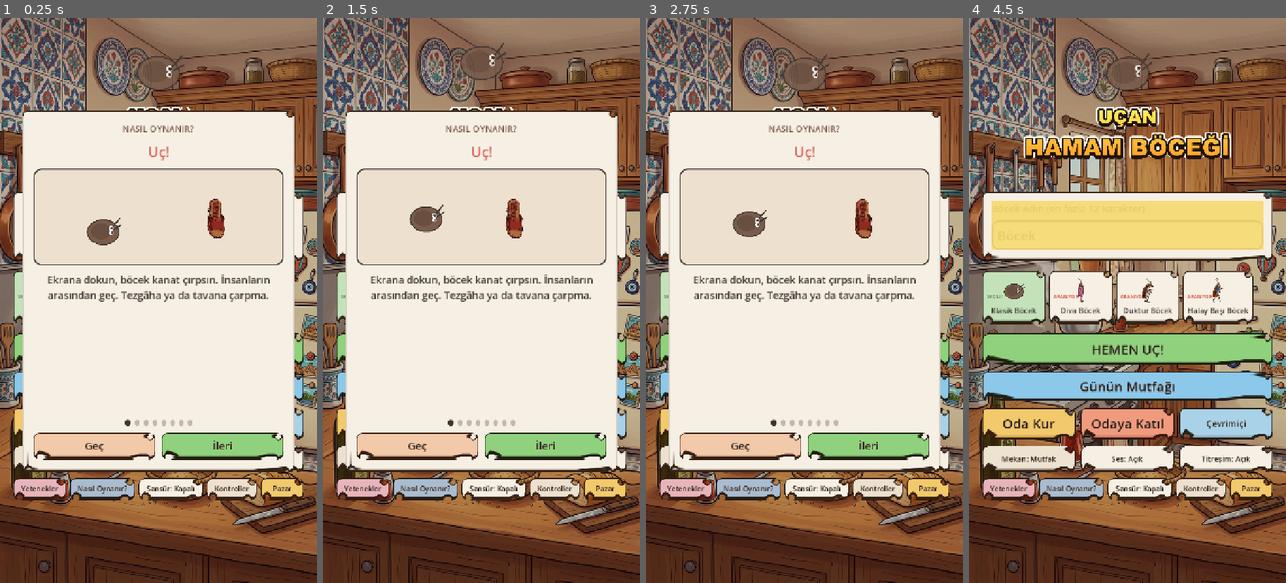
Above: before the commit, frames 1-4 (left to right).
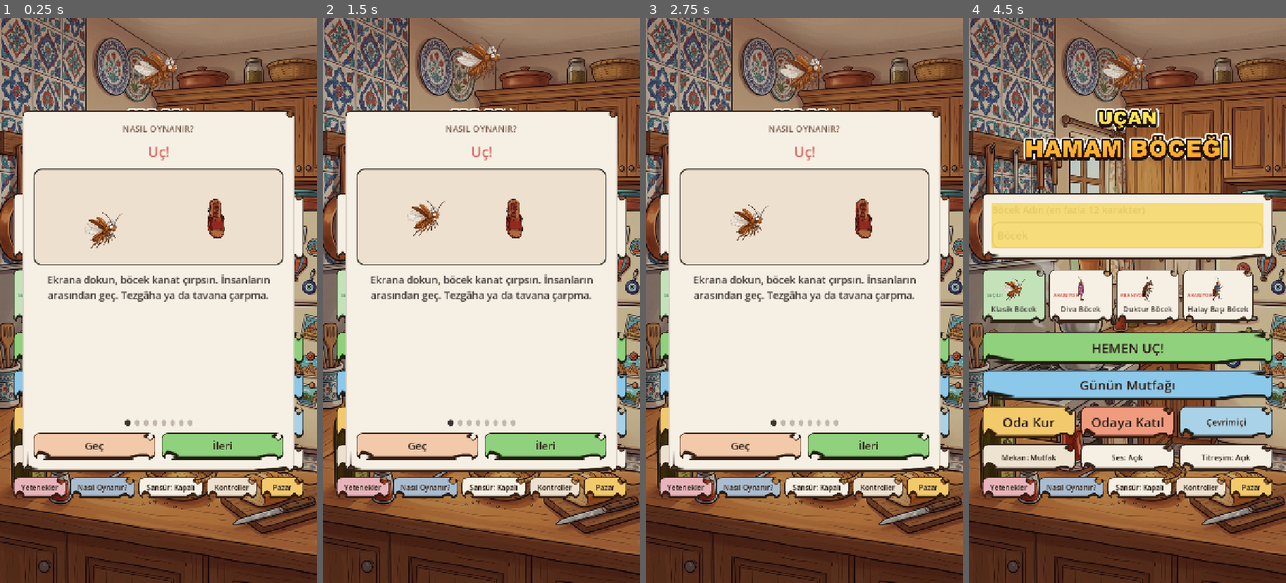
Above: after the commit, the same moments.

Repository: rabbace/ucan-hamam-bocegi
Game: Godot game, scene res://scenes/ui/MainMenu.tscn
Same seed, same stepped clock (60 frames per second), same inputs: the game is played once before the commit and once after it.
Inputs:
- Up to frame 1 (0.25 s): no input
- Up to frame 2 (1.5 s): click "HEMEN UÇ!" at 0.5 s; click "Günün Mutfağı" at 1.25 s
- Up to frame 3 (2.75 s): click "Oda Kur" at 2 s
- Up to frame 4 (4.5 s): click "Odaya Katıl" at 2.75 s; click "Çevrimiçi" at 3.5 s; click "Mekan: Mutfak" at 4.25 s

The runs differ from the first frame. In frame 1, 2.8% of the frame differs, in the area x 4-96%, y 5-86%; in frame 2, 2.8%; in frame 3, 2.8%; in frame 4, 12%.

Commit message:
Isim alani okunurlugu, bocek boyut normalizasyonu, Deli/Isci/Klasik ve 4 yeni mekan

Diff:
--- a/data/CharacterData.gd
+++ b/data/CharacterData.gd
@@ -4,7 +4,7 @@
 ## Karakter tanımları, yetenek parametreleri ve replik havuzları.
 
 const ORDER: Array[String] = ["klasik", "diva", "duktur", "halaybasi"]
-const ALL_ORDER: Array[String] = ["klasik", "diva", "duktur", "halaybasi", "plaza", "usta", "emlakci", "siber", "yurt", "dayi", "taraftar", "saftirik"]
+const ALL_ORDER: Array[String] = ["klasik", "diva", "duktur", "halaybasi", "plaza", "usta", "emlakci", "siber", "yurt", "dayi", "taraftar", "saftirik", "deli"]
 
 const CHARACTERS: Dictionary = {
 	"klasik": {
@@ -170,8 +170,8 @@
 		"death_lines": ["Deadline kaçtı!", "Gahpe oğlu gahpe!"], "win_lines": ["Sunum harikaydı!", "Makara abi bunlar!"],
 	},
 	"usta": {
-		"id": "usta", "display_name": "Sanayi Ustası", "price": 2500, "tagline": "Tulum, İngiliz anahtarı",
-		"sprite_path": "res://assets/sprites/char_duktur.png", "front_path": "res://assets/sprites/char_duktur_front.png", "angry_path": "res://assets/sprites/char_duktur_angry.png", "fallback_kind": "char_duktur",
+		"id": "usta", "display_name": "Sanayi Ustası", "price": 2500, "tagline": "Baret, yelek, usta eli",
+		"sprite_path": "res://assets/sprites/char_isci.png", "front_path": "res://assets/sprites/char_isci.png", "angry_path": "res://assets/sprites/char_duktur_angry.png", "fallback_kind": "char_duktur",
 		"passive_text": "Pasif: Usta Eli (2 Yedek Bacak taşır)", "ability_name": "Motor İnecek", "ability_text": "Önündeki ilk engeli anahtarla söker.",
 		"cooldown": 14.0, "duration": 1.0, "hitbox_scale": 1.0, "gravity_mult": 1.0, "flap_mult": 1.0,
 		"ability_line": "Abi motor inecek.", "taunt_line": "Bu orijinal parça değil.",
@@ -266,6 +266,20 @@
 			{"slot": "aktif2", "id": "koltuk_arasi", "name": "Koltuk Arası", "type_label": "KÜÇÜLME", "desc": "%60 boyuta küçülür.", "cooldown": 12.0, "duration": 2.5, "scale": 0.6, "gravity_mult": 1.0, "line": "Ben şuraya sıkışırım."},
 		],
 		"death_lines": ["İnecek var!", "Aaaa duktur yok mu duktur!"], "win_lines": ["Koltuk buldum!", "Makara abi bunlar!"],
+	},
+	"deli": {
+		"id": "deli", "display_name": "Deli Böcek", "price": 2500, "tagline": "Beyaz önlük, sıfır fren",
+		"sprite_path": "res://assets/sprites/char_deli.png", "front_path": "res://assets/sprites/char_deli.png", "angry_path": "res://assets/sprites/char_klasik_angry.png", "fallback_kind": "char_klasik",
+		"passive_text": "Pasif: Deli Cesareti (Kanat %8 keskin)", "ability_name": "Tımarhane Firarı", "ability_text": "2 sn deli kalkanı; önündeki engeli parçalar.",
+		"cooldown": 13.0, "duration": 2.0, "hitbox_scale": 0.95, "gravity_mult": 1.0, "flap_mult": 1.08,
+		"ability_line": "Benim raporum var!", "taunt_line": "Gömleği arkadan bağlamışlar.",
+		"voice_pitch": 1.28, "tap_lines": ["Benim raporum var!", "Terlikler uçuyor mu?", "Doktor bey kapıyı aç!"], "poke_line": "Bana iğne yapma!", "flee_line": "Tamam, ben kaçtım!",
+		"skills": [
+			{"slot": "pasif", "id": "deli_cesareti", "name": "Deli Cesareti", "type_label": "PASİF", "desc": "Kanat çırpması %8 daha keskindir.", "cooldown": 0.0, "duration": 0.0, "line": ""},
+			{"slot": "aktif1", "id": "timarhane_firari", "name": "Tımarhane Firarı", "type_label": "AKTİF", "desc": "2 sn koruma kalkanı; çarptığı engeli parçalar.", "cooldown": 13.0, "duration": 2.0, "line": "Benim raporum var!"},
+			{"slot": "aktif2", "id": "deli_gomlegi", "name": "Deli Gömleği", "type_label": "KÜÇÜLME", "desc": "%55 boyuta sıkışıp küçülür.", "cooldown": 12.0, "duration": 2.5, "scale": 0.55, "gravity_mult": 1.0, "line": "Kollarım bağlı ama sığarım!"},
+		],
+		"death_lines": ["Rapor bitti!", "Gahpe oğlu gahpe!"], "win_lines": ["Firar tamam!", "Makarayız abiiii!"],
 	},
 }
 
--- a/data/GameConfig.gd
+++ b/data/GameConfig.gd
@@ -114,6 +114,10 @@
 	{"id": "pavyon", "name": "Pavyon", "path": "res://assets/sprites/bg_pavyon.png", "kind": "bg_salon"},
 	{"id": "banyo", "name": "Banyo", "path": "res://assets/sprites/bg_banyo.png", "kind": "bg_banyo"},
 	{"id": "sokak", "name": "Gece Sokağı", "path": "res://assets/sprites/bg_sokak.png", "kind": "bg_gece"},
+	{"id": "kahvehane", "name": "Kahvehane", "path": "res://assets/sprites/bg_kahvehane.png", "kind": "bg_mutfak"},
+	{"id": "otobus", "name": "Belediye Otobüsü", "path": "res://assets/sprites/bg_otobus.png", "kind": "bg_salon"},
+	{"id": "sanayi", "name": "Oto Sanayi", "path": "res://assets/sprites/bg_sanayi.png", "kind": "bg_gece"},
+	{"id": "dugun", "name": "Kır Düğünü", "path": "res://assets/sprites/bg_dugun.png", "kind": "bg_salon"},
 ]
 
 
--- a/scenes/entities/Player.gd
+++ b/scenes/entities/Player.gd
@@ -38,6 +38,7 @@
 var _max_fall_mult: float = 1.0
 var _pulse_time: float = 0.0
 var _base_sprite_pos: Vector2 = Vector2.ZERO
+var _base_sprite_scale: Vector2 = Vector2(GameConfig.PLAYER_VISUAL_SCALE, GameConfig.PLAYER_VISUAL_SCALE)
 
 var _sync_timer: float = 0.0
 var _target_y: float = GameConfig.PLAYER_START_Y
@@ -168,7 +169,11 @@
 		str(char_data["fallback_kind"]),
 		GameConfig.PLAYER_SPRITE_SIZE
 	)
-	sprite.scale = Vector2(GameConfig.PLAYER_VISUAL_SCALE, GameConfig.PLAYER_VISUAL_SCALE)
+	var tex_sz: Vector2 = sprite.texture.get_size() if sprite.texture != null else Vector2(128.0, 128.0)
+	var max_dim: float = maxf(tex_sz.x, tex_sz.y)
+	var norm: float = (128.0 / max_dim) if max_dim > 0.0 else 1.0
+	_base_sprite_scale = Vector2(norm * GameConfig.PLAYER_VISUAL_SCALE, norm * GameConfig.PLAYER_VISUAL_SCALE)
+	sprite.scale = _base_sprite_scale
 	shadow_sprite.texture = sprite.texture
 	shadow_sprite.scale = sprite.scale
 
@@ -476,7 +481,7 @@
 		velocity_y = GameConfig.FLAP_VELOCITY * f_mult
 	if _squash_tween != null and _squash_tween.is_valid():
 		_squash_tween.kill()
-	var base_scale: Vector2 = Vector2(GameConfig.PLAYER_VISUAL_SCALE, GameConfig.PLAYER_VISUAL_SCALE)
+	var base_scale: Vector2 = _base_sprite_scale
 	sprite.scale = base_scale * GameConfig.FLAP_SQUASH_SCALE
 	_squash_tween = create_tween()
 	_squash_tween.tween_property(sprite, "scale", base_scale, GameConfig.FLAP_SQUASH_DURATION)
@@ -598,7 +603,7 @@
 			AudioManager.play_sfx("res://assets/sounds/mendil.ogg")
 			if not NetworkManager.is_multiplayer_match or not is_local_player:
 				confetti_requested.emit()
-		"taraftar", "usta", "plaza", "emlakci", "saftirik":
+		"taraftar", "usta", "plaza", "emlakci", "saftirik", "deli":
 			_shield_active = true
 			shield_ring.queue_redraw()
 			if char_id == "emlakci":
@@ -623,7 +628,7 @@
 	match char_id:
 		"klasik":
 			_gravity_ability_mult = 1.0
-		"diva", "yurt", "taraftar", "usta", "plaza", "emlakci", "saftirik":
+		"diva", "yurt", "taraftar", "usta", "plaza", "emlakci", "saftirik", "deli":
 			_shield_active = false
 			shield_ring.queue_redraw()
 		"duktur", "siber", "dayi":
--- a/scenes/ui/MainMenu.gd
+++ b/scenes/ui/MainMenu.gd
@@ -338,6 +338,11 @@
 		str(cdata["fallback_kind"]),
 		GameConfig.PLAYER_SPRITE_SIZE
 	)
+	if menu_bug.texture != null:
+		var sz: Vector2 = menu_bug.texture.get_size()
+		var md: float = maxf(sz.x, sz.y)
+		var sc: float = (128.0 / md) if md > 0.0 else 1.0
+		menu_bug.scale = Vector2(sc, sc)
 
 
 func _refresh_settings_buttons() -> void:
@@ -523,15 +528,18 @@
 	ComicUiHelper.style_bitten_panel(form_card, GameConfig.COLOR_CREAM, 11, 22)
 
 	name_label.add_theme_font_override("font", font)
-	name_label.add_theme_font_size_override("font_size", GameConfig.UI_FONT_SMALL)
-	name_label.add_theme_color_override("font_color", GameConfig.COLOR_DARK_TEXT)
+	name_label.add_theme_font_size_override("font_size", 22)
+	name_label.add_theme_color_override("font_color", Color("#1A100B"))
 
 	name_input.add_theme_font_override("font", font)
-	name_input.add_theme_font_size_override("font_size", GameConfig.UI_FONT_BODY)
-	name_input.add_theme_color_override("font_color", GameConfig.COLOR_DARK_TEXT)
+	name_input.add_theme_font_size_override("font_size", 24)
+	name_input.add_theme_color_override("font_color", Color("#1A100B"))
+	name_input.add_theme_color_override("font_placeholder_color", Color("#7A6A60"))
+	name_input.add_theme_color_override("caret_color", Color("#1A100B"))
+	name_input.add_theme_color_override("selection_color", Color("#F5C9A6"))
 
 	var input_style: StyleBoxFlat = StyleBoxFlat.new()
-	input_style.bg_color = Color("#FFFDF8")
+	input_style.bg_color = Color.WHITE
 	input_style.border_color = ComicUiHelper.INK_COLOR
 	input_style.set_border_width_all(3)
 	input_style.set_corner_radius_all(14)
Binary file added: assets/sprites/bg_dugun.png
Not shown, added: assets/sprites/bg_dugun.png.import
Binary file added: assets/sprites/bg_kahvehane.png
Not shown, added: assets/sprites/bg_kahvehane.png.import
Binary file added: assets/sprites/bg_otobus.png
Not shown, added: assets/sprites/bg_otobus.png.import
Binary file added: assets/sprites/bg_sanayi.png
Not shown, added: assets/sprites/bg_sanayi.png.import
Binary file added: assets/sprites/char_deli.png
Not shown, added: assets/sprites/char_deli.png.import
Binary file added: assets/sprites/char_isci.png
Not shown, added: assets/sprites/char_isci.png.import
(and 3 more such lines)
